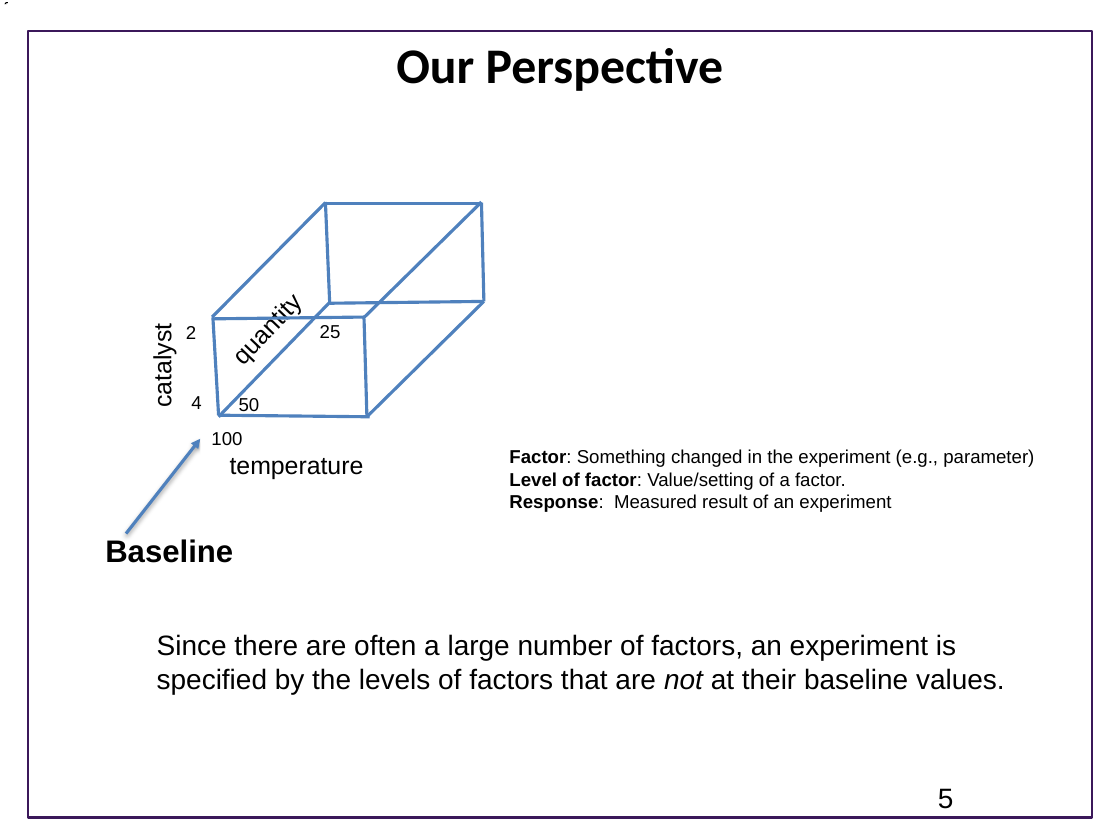
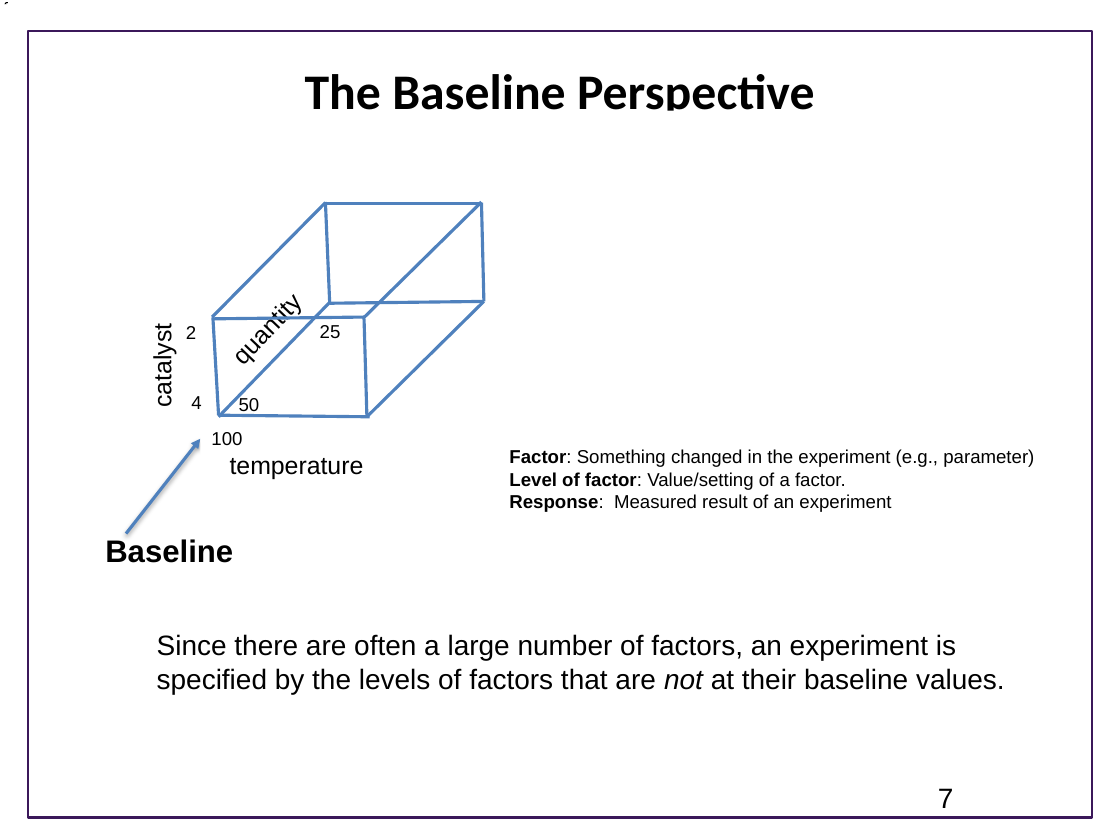
Before and after one commit to ModelEngineering/BIOEN-437, a slide deck: slide 7 of Lectures/Design-Of-Experiments/doe_overview.pptx (slide 5 before the commit). Drawn at 1120x840 pixels with LibreOffice and Linux fonts; fonts in the diff are those of the drawing; background and template pictures are left out. Boxes give left, top, right and bottom in pixels: in the first picture for what was removed or moved away, otherwise in the second. Text is boxed around its words. In the diff, an @@ line names an element or a change of style, - is before the commit and + after.

```diff
--- a/Lectures/Design-Of-Experiments/doe_overview.pptx
+++ b/Lectures/Design-Of-Experiments/doe_overview.pptx
@@ title at box(305, 74, 815, 111): text changed @@
-Our Perspective
+The Baseline Perspective
@@ page number at box(938, 788, 954, 808): text changed @@
-5
+7
```
Also in this commit, not shown: 10 other slides changed, 3 slides added, 1 other file.
